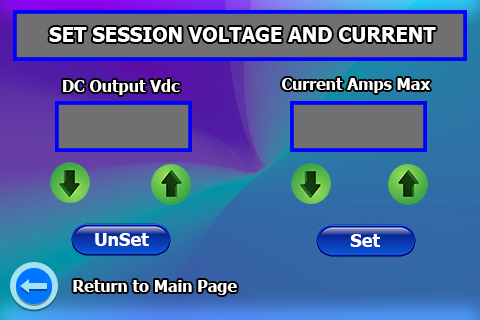
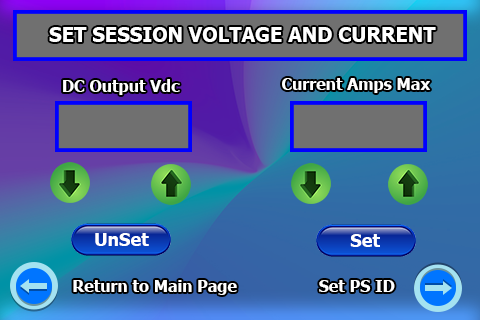
Layers edited between the first and the second 480 × 320 image:
added layer "Right Arrow" (1st of 2) above "Left Arrow" over [414, 262, 462, 312]
added layer "Set PS iD." above "Return to Main Page" over [319, 280, 395, 292]